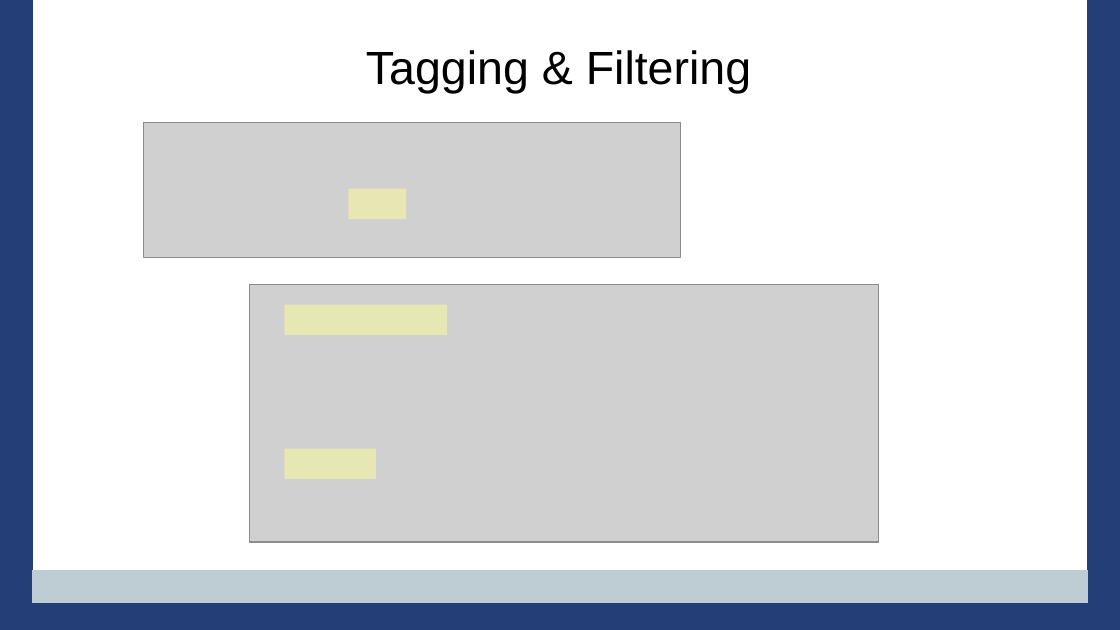
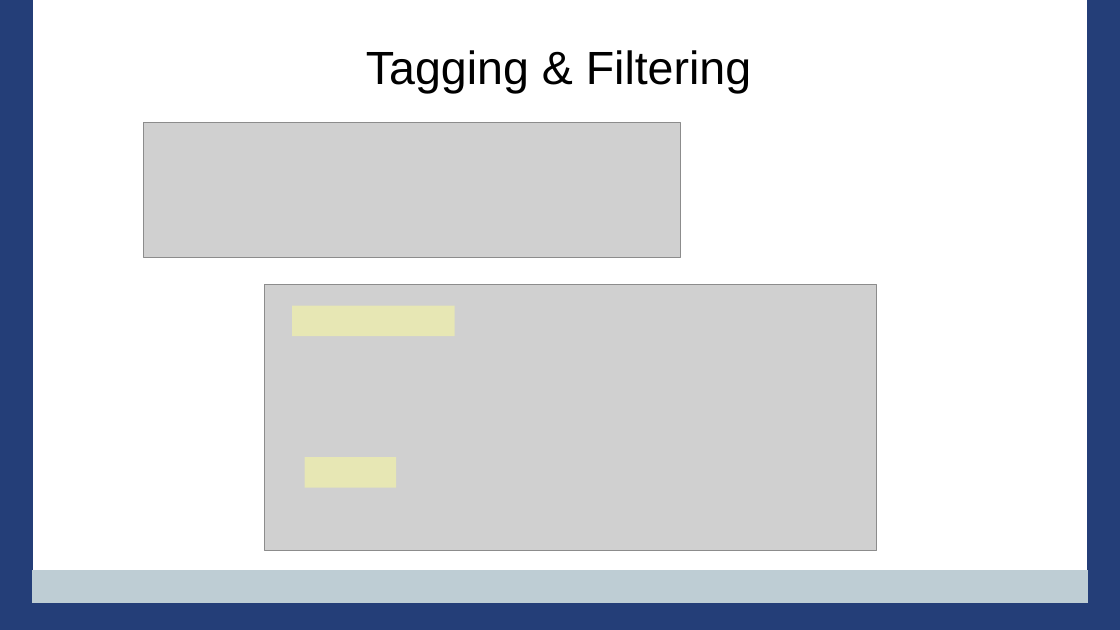
Before and after one commit to PennState/junit5-presentation, a slide deck: slide 39 of src/site/presentation/Junit5_Presentation_JavaOne_2016.odp. Drawn at 1120x630 pixels with LibreOffice and Linux fonts; fonts in the diff are those of the drawing; grey boxes stand for pictures; background and template pictures are left out. Boxes give left, top, right and bottom in pixels: in the first picture for what was removed or moved away, otherwise in the second. Text is boxed around its words. In the diff, an @@ line names an element or a change of style, - is before the commit and + after.

```diff
--- a/src/site/presentation/Junit5_Presentation_JavaOne_2016.odp
+++ b/src/site/presentation/Junit5_Presentation_JavaOne_2016.odp
@@ rectangle removed at bbox=[349, 189, 407, 220] @@
@@ picture: place and size @@
-picture at bbox=[249, 285, 879, 543]
+picture at bbox=[264, 285, 877, 551]
@@ rectangle: place and size @@
-rectangle at bbox=[285, 305, 447, 335]
+rectangle at bbox=[292, 306, 454, 336]
@@ rectangle: place and size @@
-rectangle at bbox=[285, 449, 376, 480]
+rectangle at bbox=[305, 457, 396, 488]
```
Also in this commit, not shown: 10 other slides changed, 1 other file.
